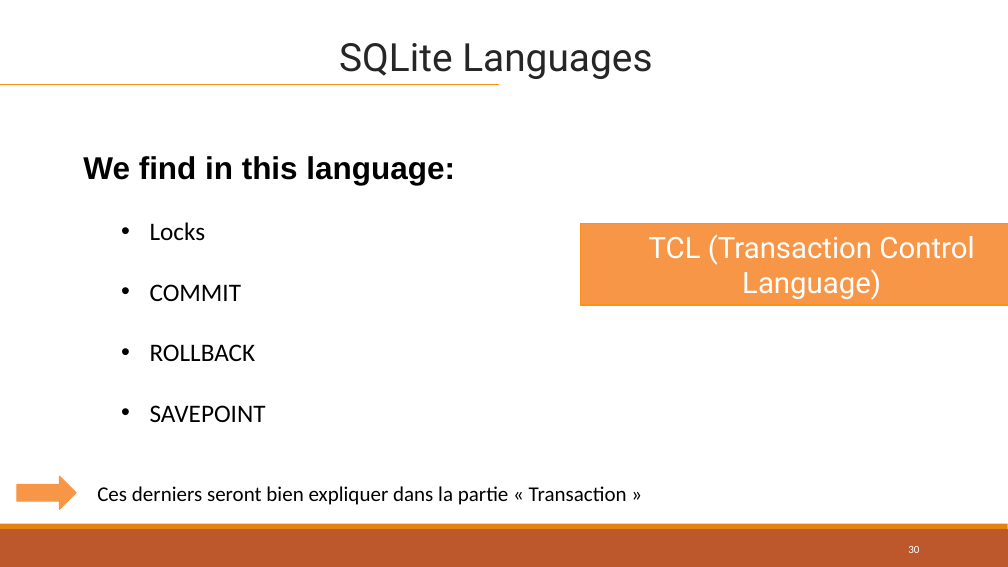
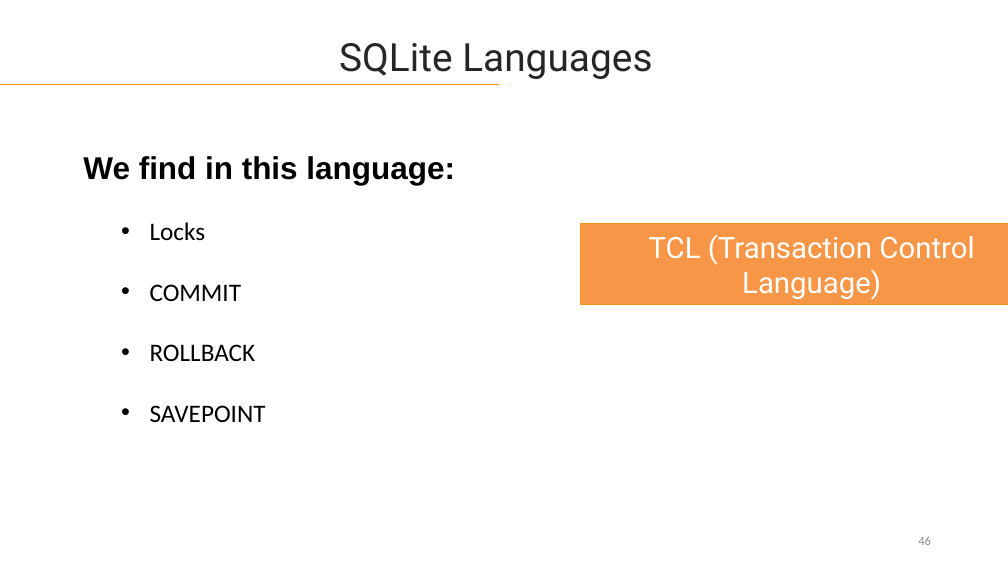
Before and after one commit to lahcenrahlaoui/Wingardium_Leviosaaaa, a slide deck: slide 46 of Presentation-projet-SQLite (1) - Copy.pptx (slide 30 before the commit). Drawn at 1008x567 pixels with LibreOffice and Linux fonts; fonts in the diff are those of the drawing. Boxes give left, top, right and bottom in pixels: in the first picture for what was removed or moved away, otherwise in the second. Text is boxed around its words. In the diff, an @@ line names an element or a change of style, - is before the commit and + after.

```diff
--- a/Presentation-projet-SQLite (1) - Copy.pptx
+++ b/Presentation-projet-SQLite (1) - Copy.pptx
@@ right arrow removed at (17, 476, 76, 510) @@
@@ text removed at (97, 486, 627, 505) @@
-Ces derniers seront bien expliquer dans la partie « Transaction »
@@ rectangle removed at (0, 529, 1008, 567) @@
@@ rectangle removed at (0, 524, 1008, 529) @@
@@ page number at (918, 536, 931, 545): text changed; size 10.5 to 12 pt; text colour #FFFFFF to #8C8C8C @@
-30
+46
```
Also in this commit, not shown: 35 other slides changed, 33 slides added, 17 slides removed.
